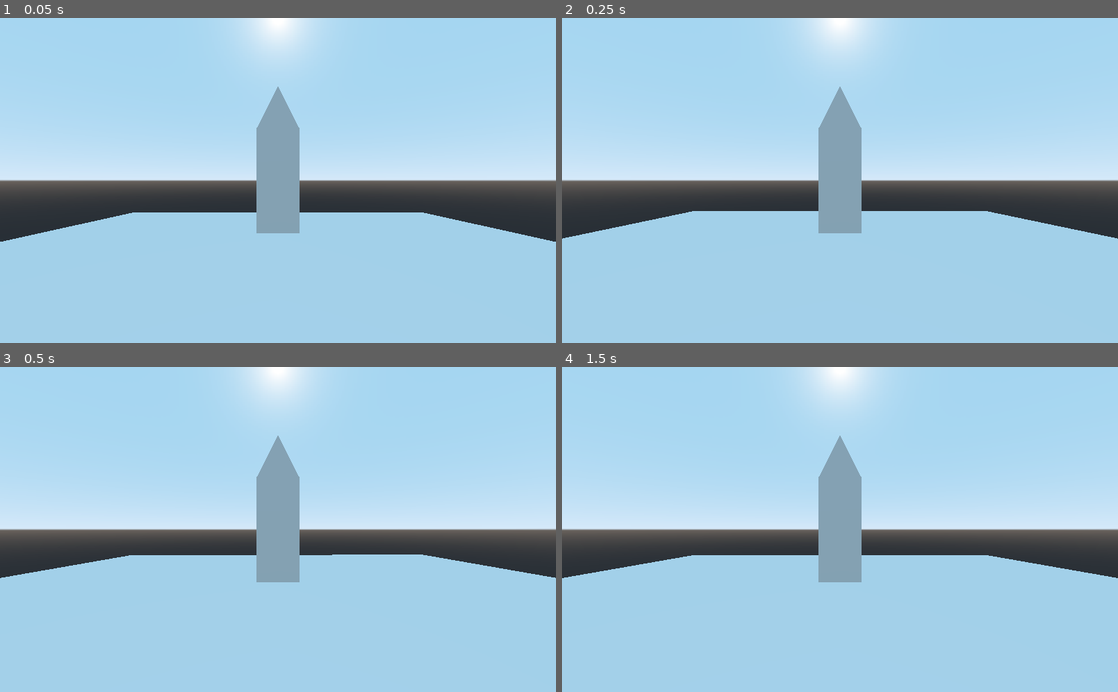
Above: before the commit, frames 1-4 (two rows, left to right).
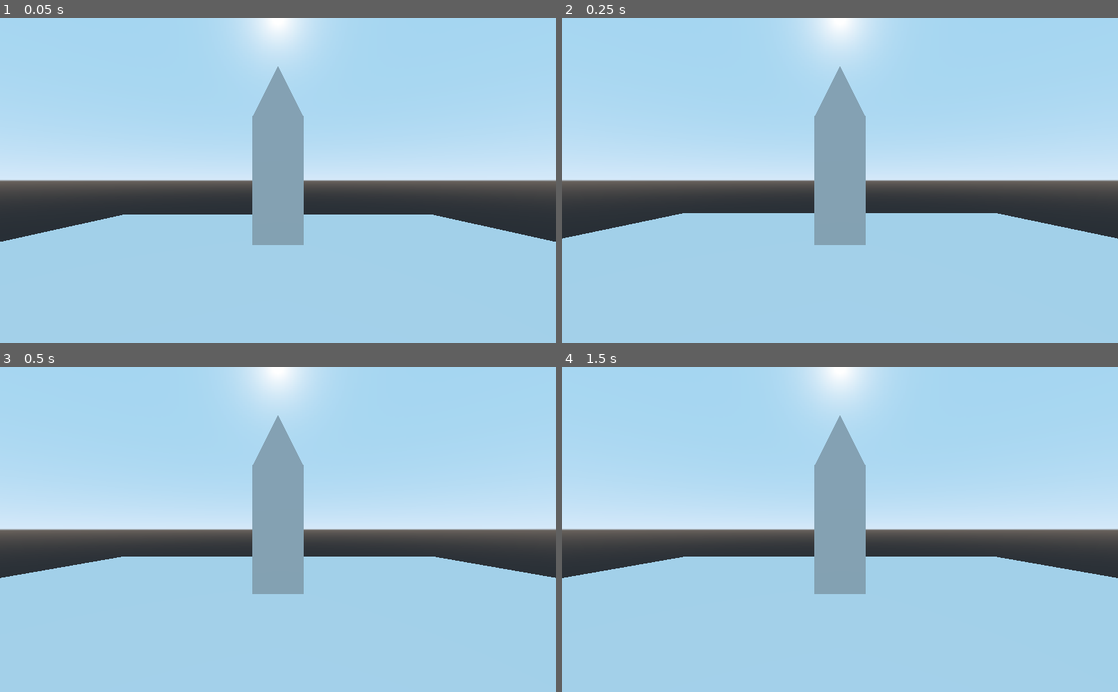
Above: after the commit, the same moments.

Repository: mvpggez/RockIt
Game: Godot game, scene res://Scene/World/earth.tscn
Two runs of this game, one before a commit and one after it. Both use one fixed random seed, a clock stepped at 60 frames per second and the inputs below. The project has no main scene, so this scene is started directly.
Inputs:
- Up to frame 1 (0.05 s): no input
- Up to frame 2 (0.25 s): no input
- Up to frame 3 (0.5 s): no input
- Up to frame 4 (1.5 s): tap Enter at 1.25 s

The runs differ from the first frame. In frame 1, 1.7% of the frame differs, in the area x 22-78%, y 14-70%; in frame 2, 1.7%; in frame 3, 1.6%; in frame 4, 1.6%.

Commit message:
Added basic functionality and controls to the rocket

Diff:
--- a/Scene/World/Rocket/rocket.tscn
+++ b/Scene/World/Rocket/rocket.tscn
@@ -14,7 +14,17 @@
 # Called every frame. 'delta' is the elapsed time since the previous frame.
 #func _process(delta):
 #	pass
-"
+
+func _integrate_forces(state):
+
+	if Input.is_action_pressed(\"ui_up\"):
+		#add_central_force needs the force in global space
+		add_central_force(self.transform.basis.xform(Vector3(0,20,0))) #TODO: fix constant values
+	#Version 1: Apply force from Thrusters on the head
+	if Input.is_action_pressed(\"ui_right\"):
+		add_force(self.transform.basis.xform(Vector3(2,0,0)), Vector3(0.0, 3, 0.0)) #TODO: fix constant values
+	if Input.is_action_pressed(\"ui_left\"):
+		add_force(self.transform.basis.xform(Vector3(-2,0,0)), Vector3(0.0, 3, 0.0)) #TODO: fix constant values"
 
 [sub_resource type="CubeMesh" id=2]
 size = Vector3( 2, 5, 2 )
@@ -25,6 +35,8 @@
 extents = Vector3( 1, 2.5, 1 )
 
 [node name="Rocket" type="RigidBody"]
+axis_lock_linear_z = true
+axis_lock_angular_x = true
 script = SubResource( 1 )
 
 [node name="MeshInstance" type="MeshInstance" parent="."]
@@ -40,4 +52,4 @@
 shape = SubResource( 3 )
 
 [node name="Camera" type="Camera" parent="."]
-transform = Transform( 1, 0, 0, 0, 1, 0, 0, 0, 1, 0, 0, 11.9408 )
+transform = Transform( 1, 0, 0, 0, 1, 0, 0, 0, 1, 0, 0, 10.0272 )
